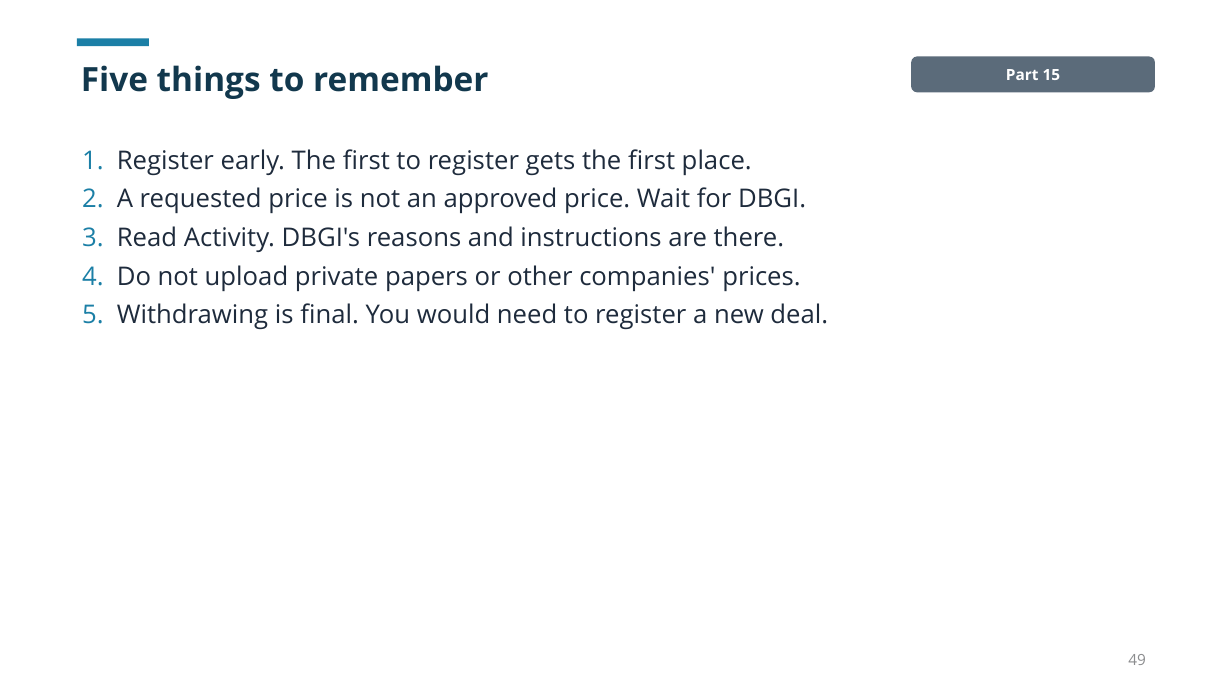
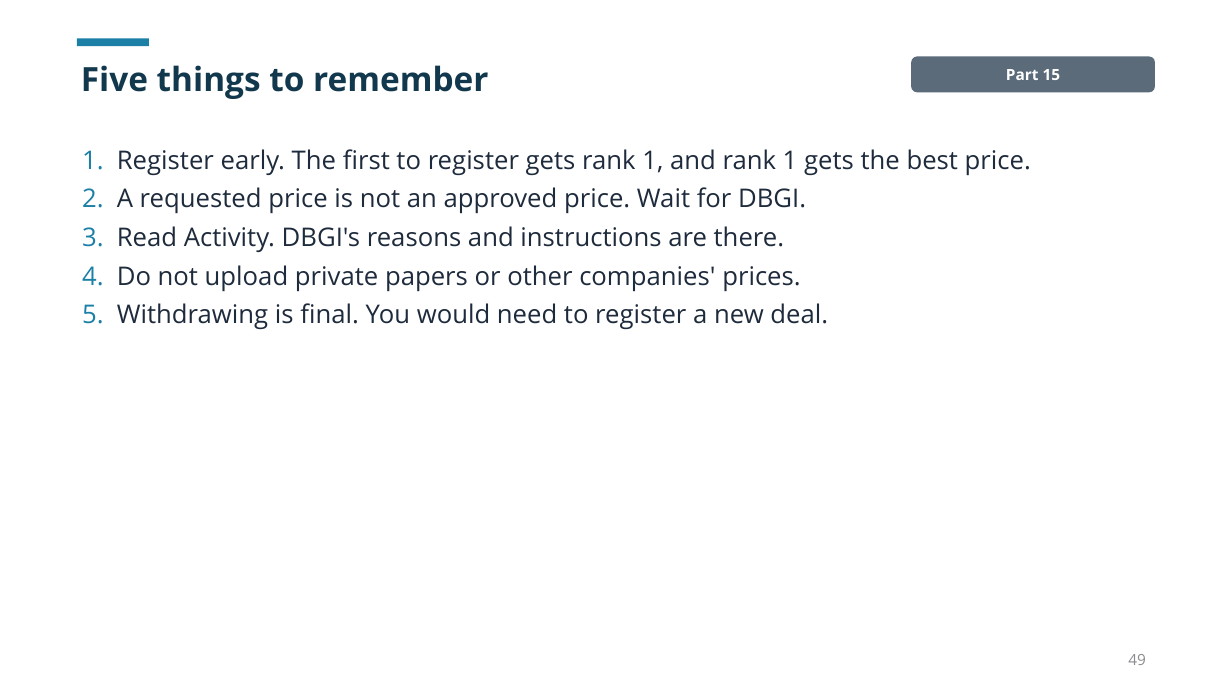
Before and after one commit to dbsuarez/dbgi-deal-registration-portal, a slide deck: slide 49 of docs/guides/Portal User Guide 2026-11/Using the DBGI Portal.pptx. Drawn at 1232x693 pixels with LibreOffice and Linux fonts; fonts in the diff are those of the drawing. Boxes give left, top, right and bottom in pixels: in the first picture for what was removed or moved away, otherwise in the second. Text is boxed around its words. In the diff, an @@ line names an element or a change of style, - is before the commit and + after.

```diff
--- a/docs/guides/Portal User Guide 2026-11/Using the DBGI Portal.pptx
+++ b/docs/guides/Portal User Guide 2026-11/Using the DBGI Portal.pptx
@@ text at (x1=117, y1=149, x2=1031, y2=175): text changed @@
-1. Register early. The first to register gets the first place.
+1. Register early. The first to register gets rank 1, and rank 1 gets the best price.
```
Also in this commit, not shown: 4 other slides changed, 47 other files.
